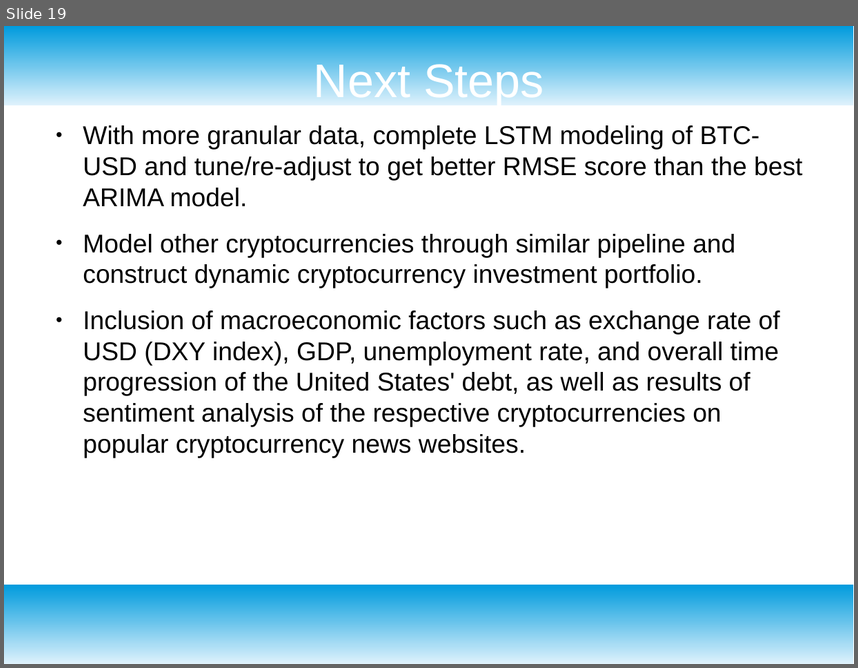
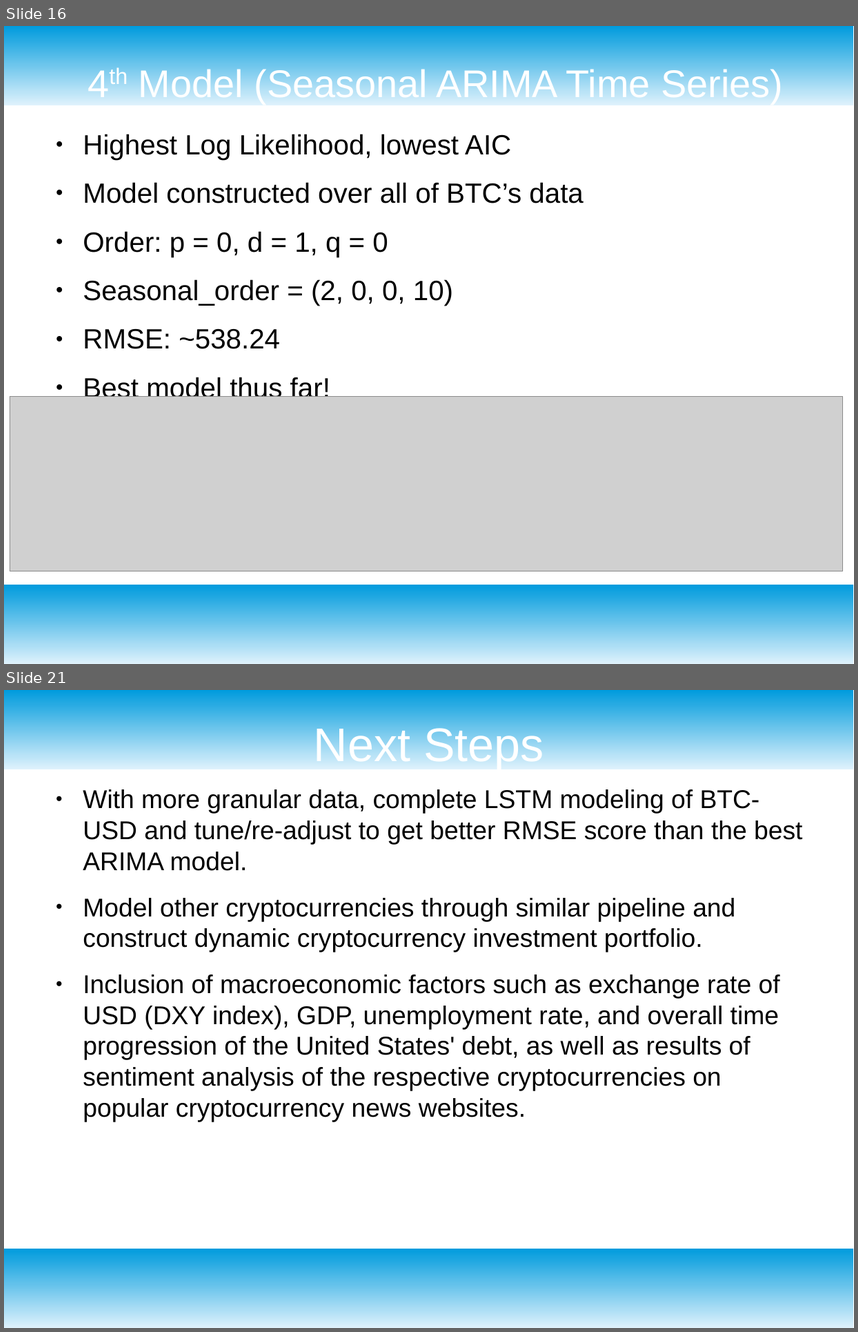
Before and after one commit to Johnson202/Bitcoin-Predictor-Model, a slide deck: Presentation.odp. Shown one above the other, each under a label of ours: slide 19 before the commit, slides 16 and 21 after it; the slides between them are not shown. The pictures are 858x668 and 858x1332 pixels, drawn with LibreOffice and Linux fonts; fonts in the diff are those of the drawing; grey boxes stand for pictures. Boxes give left, top, right and bottom in pixels: in the first picture for what was removed or moved away, otherwise in the second. Text is boxed around its words. In the diff, an @@ line names an element or a change of style, - is before the commit and + after.

```diff
--- a/Presentation.odp
+++ b/Presentation.odp
@@ slide 16 added at (4,26,854,664), background #FFFFFF; not listed: 2 template elements that a slide beside it also shows @@
@@ title added at (139,67,783,104), 36 pt, text #FFFFFF @@
+4th Model (Seasonal ARIMA Time Series)
@@ text added at (83,134,583,403), 26 pt, text #000000 @@
+● Highest Log Likelihood, lowest AIC
+● Model constructed over all of BTC’s data
+● Order: p = 0, d = 1, q = 0
+● Seasonal_order = (2, 0, 0, 10)
+● RMSE: ~538.24
+● Best model thus far!
@@ picture added at (10,397,843,571) @@
@@ what was slide 19 is now slide 21 @@
```
Also in this commit, not shown: 8 slides changed, 1 other slide added, 2 other files.
